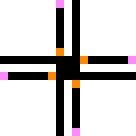
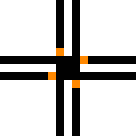
Layered file, before and after one edit (136 x 136). Changes by layer:
painted on "IN" over box(0, 0, 136, 136)
painted on "BG" over box(0, 0, 136, 136)
